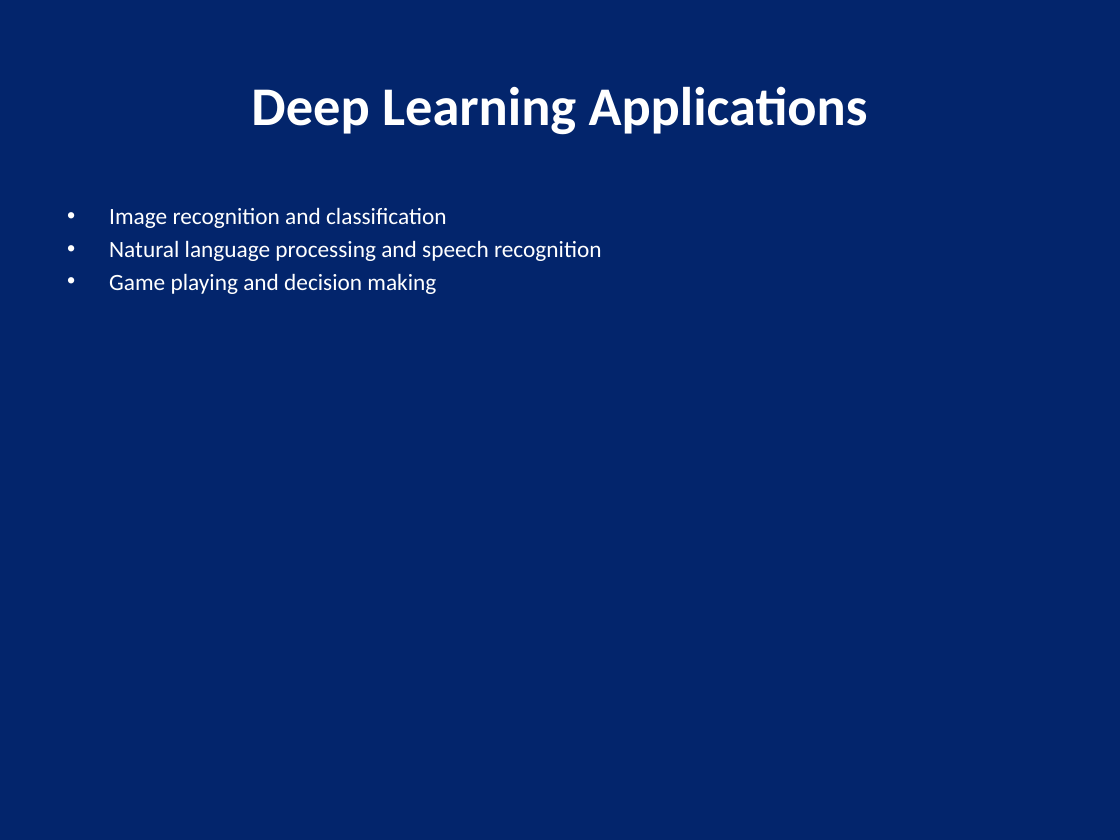
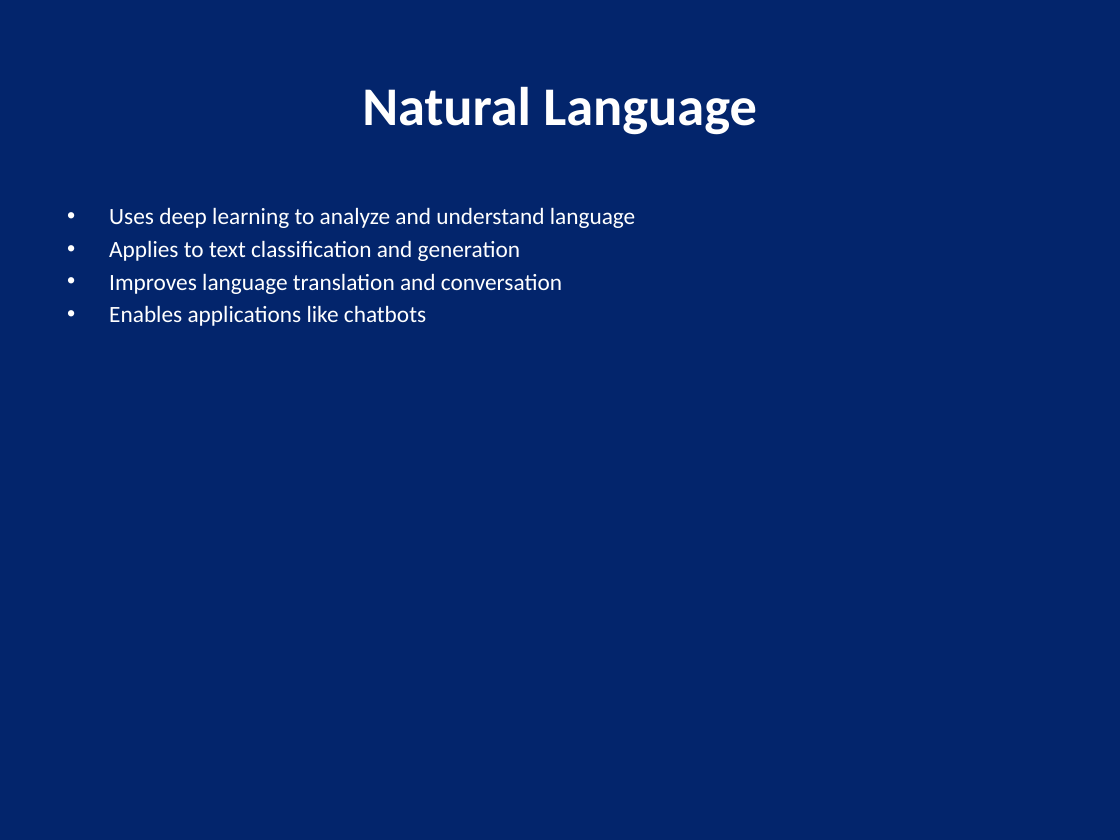
Before and after one commit to Shanaaz-77/auto_ppt_agent, a slide deck: slide 6 of generated_ppts/deep_learning_presentation.pptx (slide 4 before the commit). Drawn at 1120x840 pixels with LibreOffice and Linux fonts; fonts in the diff are those of the drawing. Boxes give left, top, right and bottom in pixels: in the first picture for what was removed or moved away, otherwise in the second. Text is boxed around its words. In the diff, an @@ line names an element or a change of style, - is before the commit and + after.

```diff
--- a/generated_ppts/deep_learning_presentation.pptx
+++ b/generated_ppts/deep_learning_presentation.pptx
@@ title at [362, 86, 757, 135]: text changed @@
-Deep Learning Applications
+Natural Language
@@ text at [109, 207, 635, 326]: text changed @@
-• Image recognition and classification
-• Natural language processing and speech recognition
-• Game playing and decision making
+• Uses deep learning to analyze and understand language
+• Applies to text classification and generation
+• Improves language translation and conversation
+• Enables applications like chatbots
```
Also in this commit, not shown: 3 other slides changed, 2 slides added, 2 slides removed, 1 other file.
